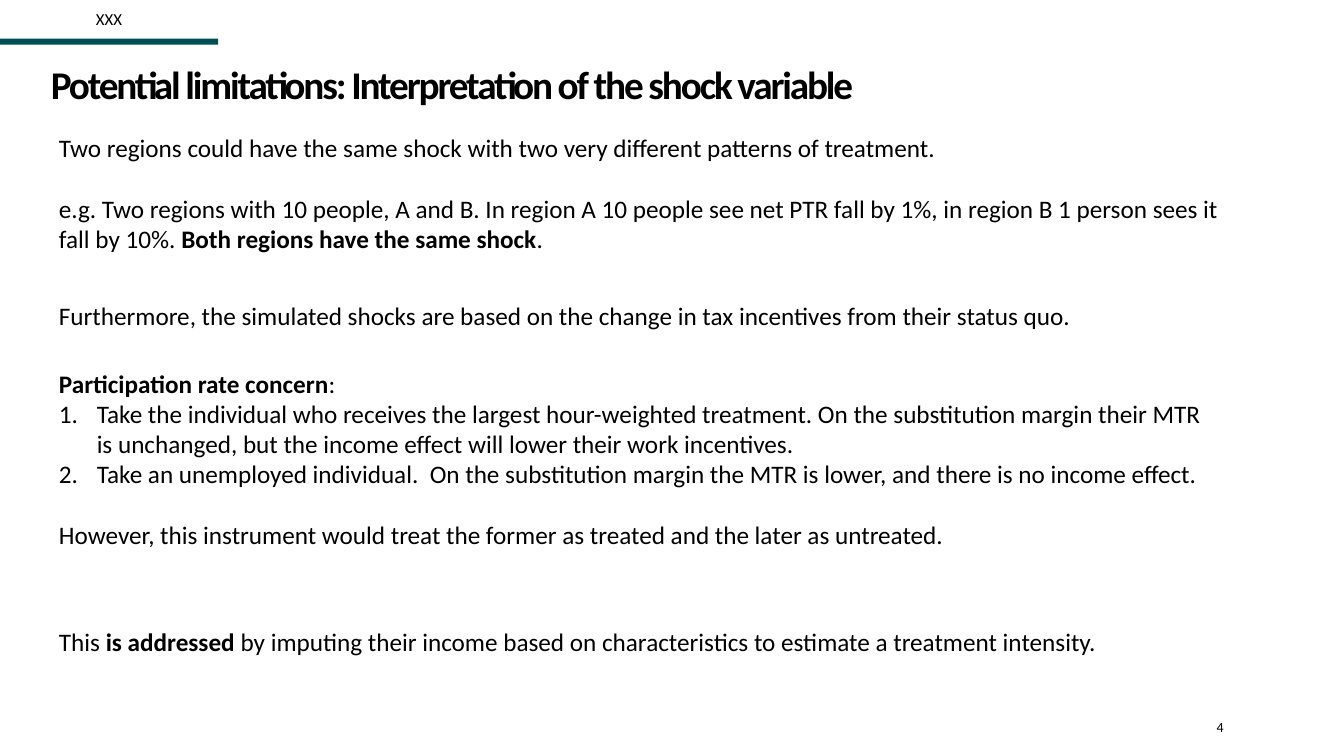
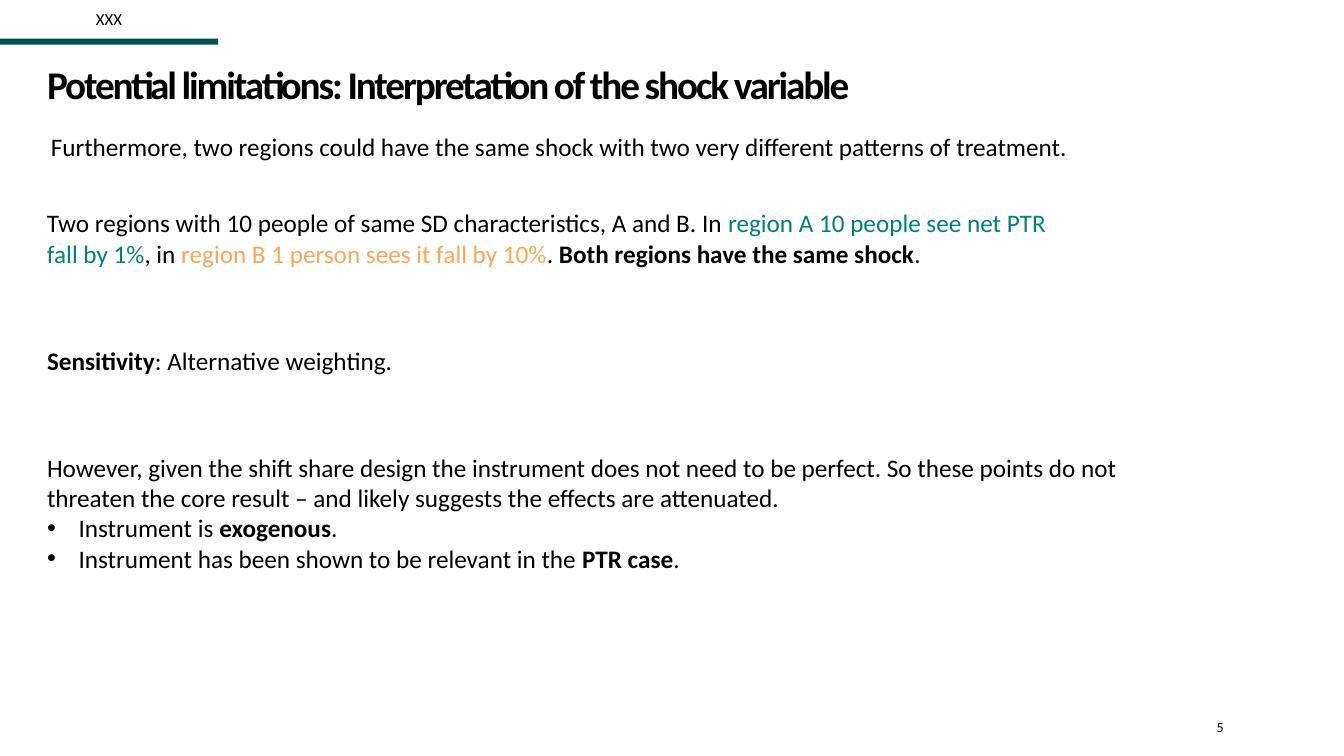
Before and after one commit to Zjub/TVHENZ, a slide deck: slide 5 of e61 Projects/Presentations/Discusant Wage Subsides TTPI Aug 2025.pptx (slide 4 before the commit). Drawn at 1344x756 pixels with LibreOffice and Linux fonts; fonts in the diff are those of the drawing; background and template pictures are left out. Boxes give left, top, right and bottom in pixels: in the first picture for what was removed or moved away, otherwise in the second. Text is boxed around its words. In the diff, an @@ line names an element or a change of style, - is before the commit and + after.

Commit message:
slide update

```diff
--- a/e61 Projects/Presentations/Discusant Wage Subsides TTPI Aug 2025.pptx
+++ b/e61 Projects/Presentations/Discusant Wage Subsides TTPI Aug 2025.pptx
@@ title "Potential limitations: Interpretation of the ..." moved from (x1=51, y1=71, x2=853, y2=105) to (x1=47, y1=71, x2=850, y2=105) @@
@@ text at (x1=51, y1=138, x2=1066, y2=161): text changed @@
-Two regions could have the same shock with two very different patterns of treatment.
-e.g. Two regions with 10 people, A and B. In region A 10 people see net PTR fall by 1%, in region B 1 person sees it fall by 10%. Both regions have the same shock.
+Furthermore, two regions could have the same shock with two very different patterns of treatment.
@@ text added at (x1=47, y1=214, x2=1046, y2=268), 18 pt, text #000000 @@
+Two regions with 10 people of same SD characteristics, A and B. In region A 10 people see net PTR fall by 1%, in region B 1 person sees it fall by 10%. Both regions have the same shock.
@@ text removed at (x1=59, y1=307, x2=1070, y2=330) @@
-Furthermore, the simulated shocks are based on the change in tax incentives from their status quo.
@@ text added at (x1=47, y1=352, x2=392, y2=375), 18 pt, text #000000 @@
+Sensitivity: Alternative weighting.
@@ text removed at (x1=59, y1=375, x2=1200, y2=547) @@
-Participation rate concern:
-1. Take the individual who receives the largest hour-weighted treatment. On the substitution margin their MTR is unchanged, but the income effect will lower their work incentives.
-2. Take an unemployed individual. On the substitution margin the MTR is lower, and there is no income effect.
-However, this instrument would treat the former as treated and the later as untreated.
@@ text added at (x1=47, y1=459, x2=1116, y2=569), 18 pt, text #000000 @@
+However, given the shift share design the instrument does not need to be perfect. So these points do not threaten the core result – and likely suggests the effects are attenuated.
+• Instrument is exogenous.
+• Instrument has been shown to be relevant in the PTR case.
@@ text removed at (x1=59, y1=633, x2=1096, y2=656) @@
-This is addressed by imputing their income based on characteristics to estimate a treatment intensity.
@@ page number at (x1=1217, y1=723, x2=1224, y2=732): text changed @@
-4
+5
```
Also in this commit, not shown: 4 other slides changed, 2 slides added, 1 other file.
